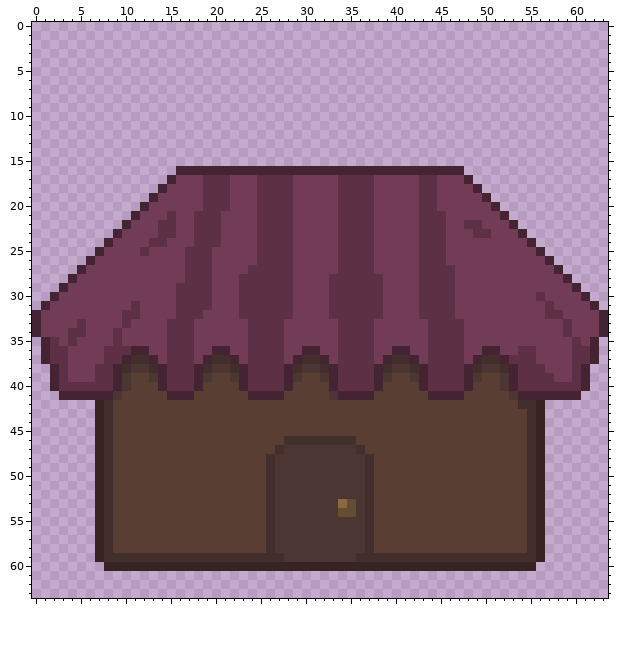
Pixel-art file -- Assets/Sprites/UI/Shop_Icon.aseprite. The picture above is the old version.
64x64 pixels, 1 frame.
After the commit:
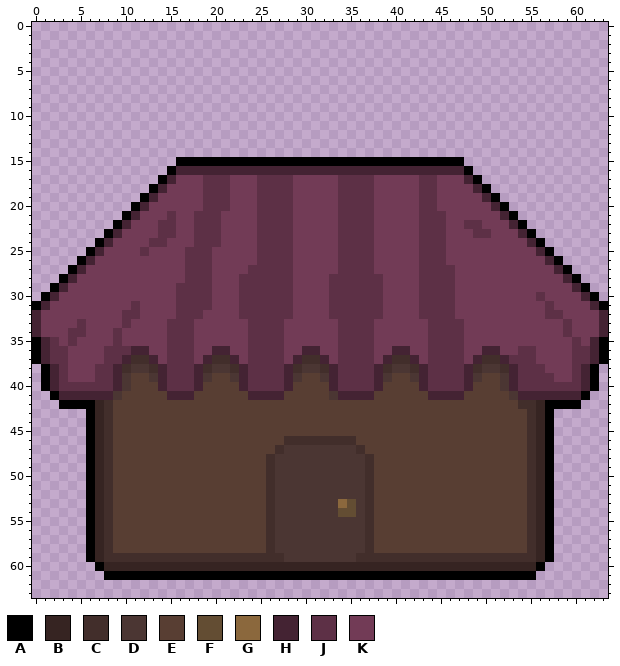
Palette (. is transparent): A #000000  B #362422  C #422e2b  D #4b3633  E #583e33  F #634d33  G #8b683d  H #442333  J #5d3046  K #723b56
From old to new:
{"y":15,"x":16,"old":"................................","new":"AAAAAAAAAAAAAAAAAAAAAAAAAAAAAAAA"}
{"y":16,"x":15,"old":".","new":"A"}
{"y":16,"x":48,"old":".","new":"A"}
{"y":17,"x":14,"old":".","new":"A"}
{"y":17,"x":49,"old":".","new":"A"}
{"y":18,"x":13,"old":".","new":"A"}
{"y":18,"x":50,"old":".","new":"A"}
{"y":19,"x":12,"old":".","new":"A"}
{"y":19,"x":51,"old":".","new":"A"}
{"y":20,"x":11,"old":".","new":"A"}
{"y":20,"x":52,"old":".","new":"A"}
{"y":21,"x":10,"old":".","new":"A"}
{"y":21,"x":53,"old":".","new":"A"}
{"y":22,"x":9,"old":".","new":"A"}
{"y":22,"x":54,"old":".","new":"A"}
{"y":23,"x":8,"old":".","new":"A"}
{"y":23,"x":55,"old":".","new":"A"}
{"y":24,"x":7,"old":".","new":"A"}
{"y":24,"x":56,"old":".","new":"A"}
{"y":25,"x":6,"old":".","new":"A"}
{"y":25,"x":57,"old":".","new":"A"}
{"y":26,"x":5,"old":".","new":"A"}
{"y":26,"x":58,"old":".","new":"A"}
{"y":27,"x":4,"old":".","new":"A"}
{"y":27,"x":59,"old":".","new":"A"}
{"y":28,"x":3,"old":".","new":"A"}
{"y":28,"x":60,"old":".","new":"A"}
{"y":29,"x":2,"old":".","new":"A"}
{"y":29,"x":61,"old":".","new":"A"}
{"y":30,"x":1,"old":".","new":"A"}
{"y":30,"x":62,"old":".","new":"A"}
{"y":31,"x":0,"old":".","new":"A"}
{"y":31,"x":63,"old":".","new":"A"}
{"y":35,"x":0,"old":".","new":"A"}
{"y":35,"x":63,"old":".","new":"A"}
{"y":36,"x":0,"old":".","new":"A"}
{"y":36,"x":63,"old":".","new":"A"}
{"y":37,"x":0,"old":".","new":"A"}
{"y":37,"x":63,"old":".","new":"A"}
{"y":38,"x":1,"old":".","new":"A"}
{"y":38,"x":62,"old":".","new":"A"}
{"y":39,"x":1,"old":".","new":"A"}
{"y":39,"x":62,"old":".","new":"A"}
{"y":40,"x":1,"old":".","new":"A"}
{"y":40,"x":62,"old":".","new":"A"}
{"y":41,"x":2,"old":".","new":"A"}
{"y":41,"x":61,"old":".","new":"A"}
{"y":42,"x":3,"old":"....","new":"AAAA"}
{"y":42,"x":57,"old":"....","new":"AAAA"}
{"y":43,"x":6,"old":".","new":"A"}
{"y":43,"x":57,"old":".","new":"A"}
{"y":44,"x":6,"old":".","new":"A"}
{"y":44,"x":57,"old":".","new":"A"}
{"y":45,"x":6,"old":".","new":"A"}
{"y":45,"x":57,"old":".","new":"A"}
{"y":46,"x":6,"old":".","new":"A"}
{"y":46,"x":57,"old":".","new":"A"}
{"y":47,"x":6,"old":".","new":"A"}
{"y":47,"x":57,"old":".","new":"A"}
{"y":48,"x":6,"old":".","new":"A"}
{"y":48,"x":57,"old":".","new":"A"}
{"y":49,"x":6,"old":".","new":"A"}
{"y":49,"x":57,"old":".","new":"A"}
{"y":50,"x":6,"old":".","new":"A"}
{"y":50,"x":57,"old":".","new":"A"}
{"y":51,"x":6,"old":".","new":"A"}
{"y":51,"x":57,"old":".","new":"A"}
{"y":52,"x":6,"old":".","new":"A"}
{"y":52,"x":57,"old":".","new":"A"}
{"y":53,"x":6,"old":".","new":"A"}
{"y":53,"x":57,"old":".","new":"A"}
{"y":54,"x":6,"old":".","new":"A"}
{"y":54,"x":57,"old":".","new":"A"}
{"y":55,"x":6,"old":".","new":"A"}
{"y":55,"x":57,"old":".","new":"A"}
{"y":56,"x":6,"old":".","new":"A"}
{"y":56,"x":57,"old":".","new":"A"}
{"y":57,"x":6,"old":".","new":"A"}
{"y":57,"x":57,"old":".","new":"A"}
{"y":58,"x":6,"old":".","new":"A"}
{"y":58,"x":57,"old":".","new":"A"}
{"y":59,"x":6,"old":".","new":"A"}
{"y":59,"x":57,"old":".","new":"A"}
{"y":60,"x":7,"old":".","new":"A"}
{"y":60,"x":56,"old":".","new":"A"}
{"y":61,"x":8,"old":"................................................","new":"AAAAAAAAAAAAAAAAAAAAAAAAAAAAAAAAAAAAAAAAAAAAAAAA"}
